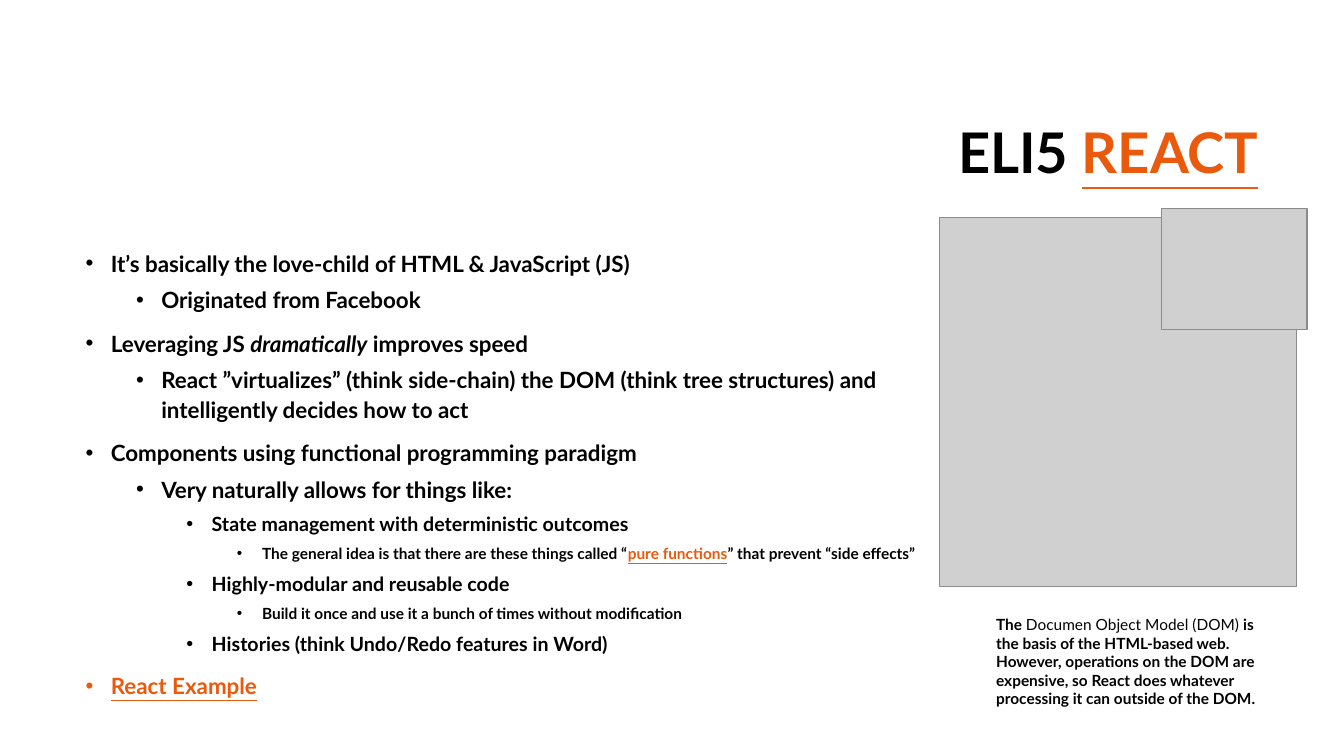
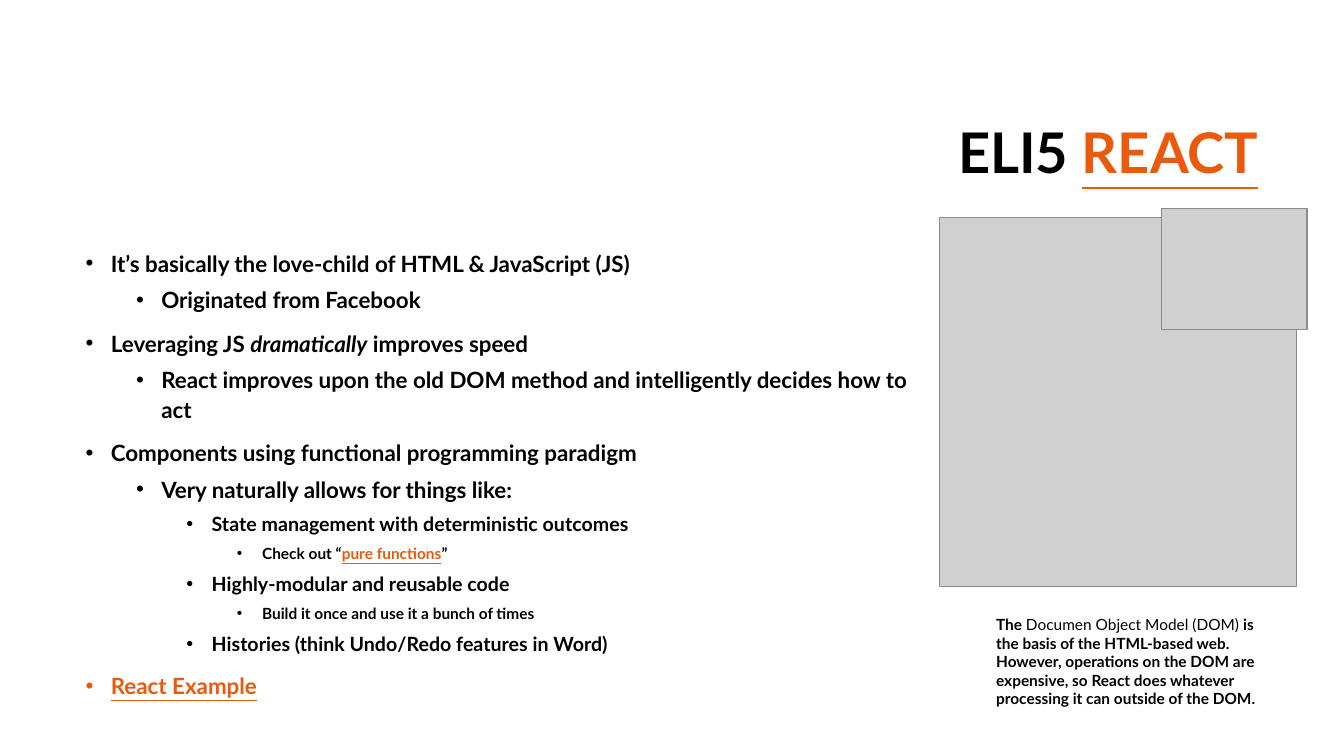
Before and after one commit to mjn1021/bubbles, a slide deck: slide 3 of docs/Power BI & React.pptx. Drawn at 1344x756 pixels with LibreOffice and Linux fonts; fonts in the diff are those of the drawing; grey boxes stand for pictures; background and template pictures are left out. Boxes give left, top, right and bottom in pixels: in the first picture for what was removed or moved away, otherwise in the second. Text is boxed around its words. In the diff, an @@ line names an element or a change of style, - is before the commit and + after.

```diff
--- a/docs/Power BI & React.pptx
+++ b/docs/Power BI & React.pptx
@@ text at [161,371,907,418]: text changed @@
-  • React ”virtualizes” (think side-chain) the DOM (think tree structures) and intelligently decides how to act
+  • React improves upon the old DOM method and intelligently decides how to act
@@ text at [262,547,448,562]: text changed; text colour #000000 to #EA5A0C @@
-      • The general idea is that there are these things called “pure functions” that prevent “side effects”
+      • Check out “pure functions”
@@ text at [262,607,534,619]: text changed @@
-      • Build it once and use it a bunch of times without modification
+      • Build it once and use it a bunch of times
```
Also in this commit, not shown: 1 other slide changed, 11 other files.
